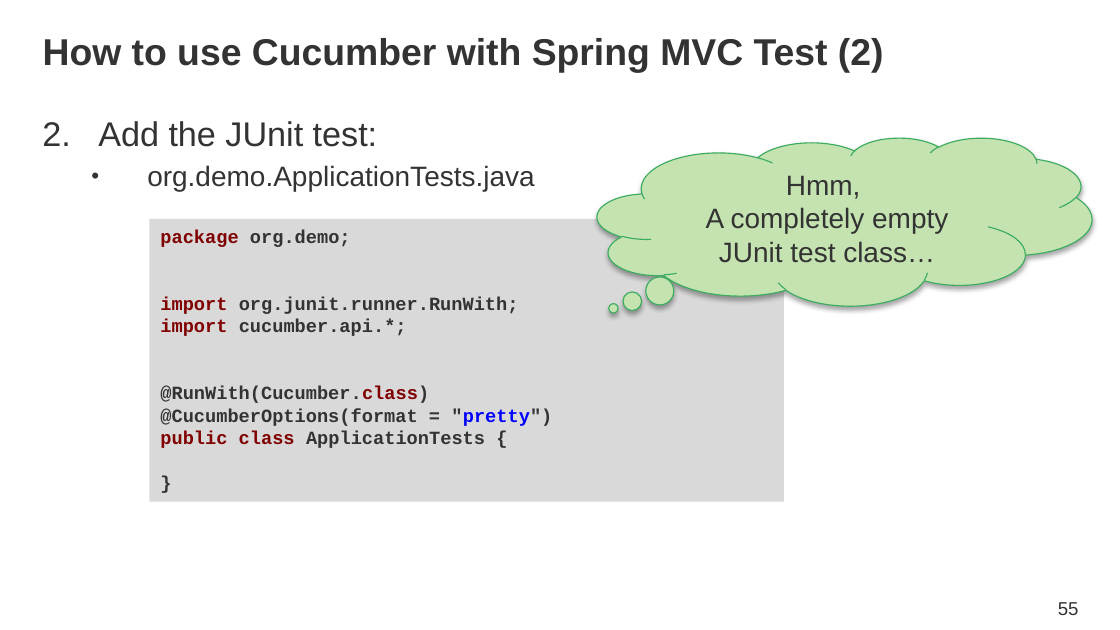
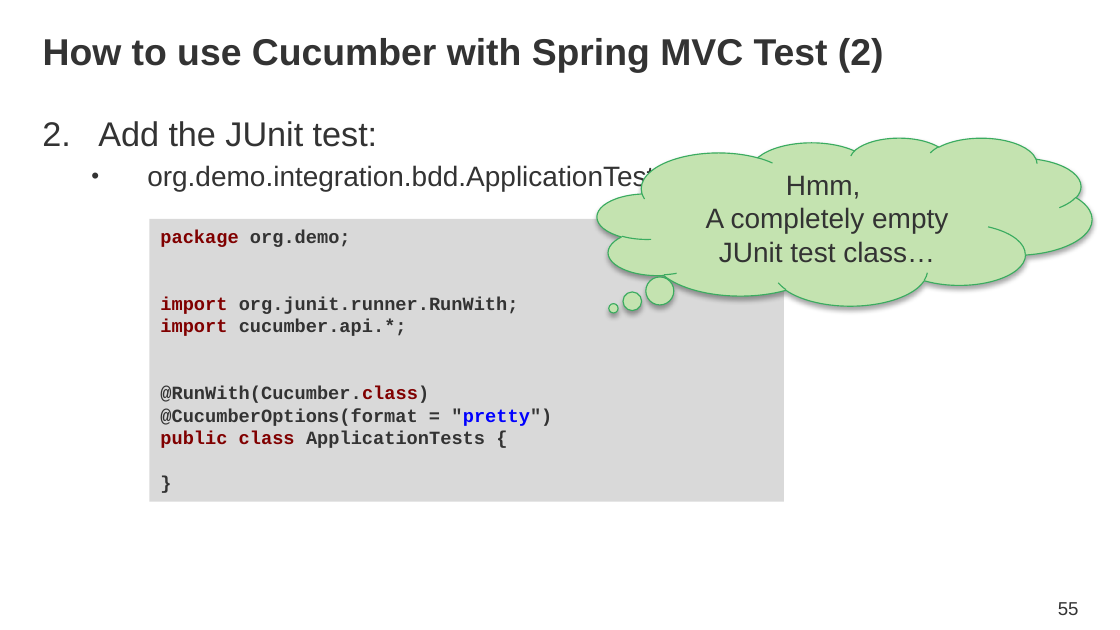
Before and after one commit to SpringOne2GX-2014/monty-python-trivia, a slide deck: slide 55 of SpringOne2GX_2014_HolyIntegrationTest.pptx. Drawn at 1120x630 pixels with LibreOffice and Linux fonts; fonts in the diff are those of the drawing; background and template pictures are left out. Boxes give left, top, right and bottom in pixels: in the first picture for what was removed or moved away, otherwise in the second. Text is boxed around its words. In the diff, an @@ line names an element or a change of style, - is before the commit and + after.

Commit message:
minor formatting.  Fixed package names on cucumber slides

```diff
--- a/SpringOne2GX_2014_HolyIntegrationTest.pptx
+++ b/SpringOne2GX_2014_HolyIntegrationTest.pptx
@@ text at box(147, 164, 727, 191): text changed @@
-  • org.demo.ApplicationTests.java
+  • org.demo.integration.bdd.ApplicationTests.java
```
Also in this commit, not shown: 2 other slides changed, 1 other file.
